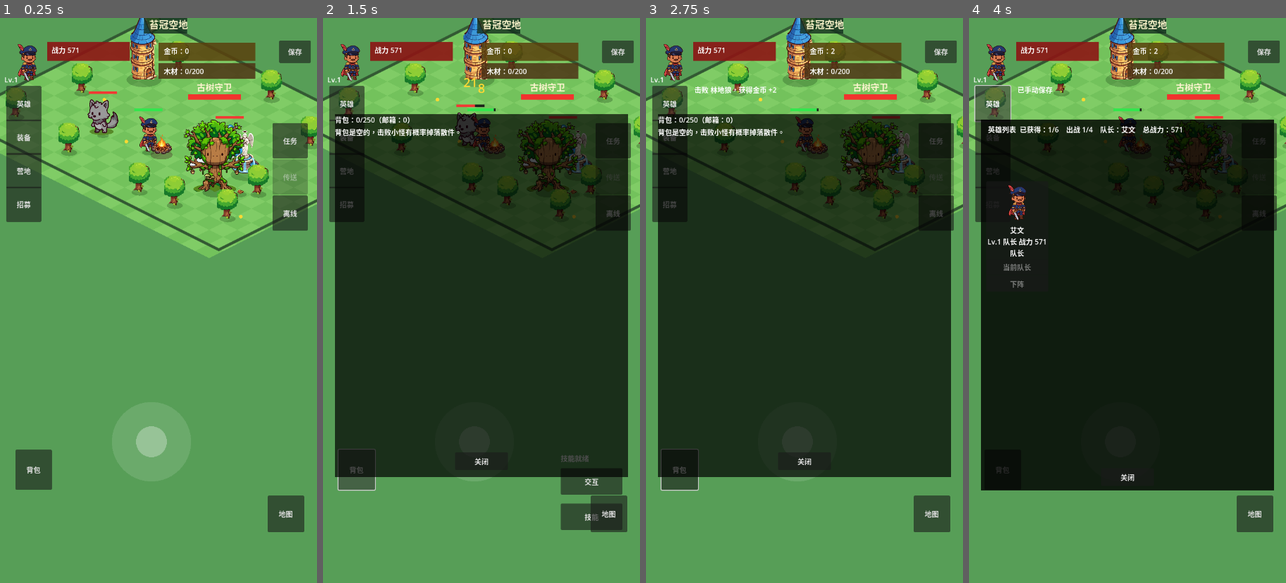
Above: before the commit, frames 1-4 (left to right).
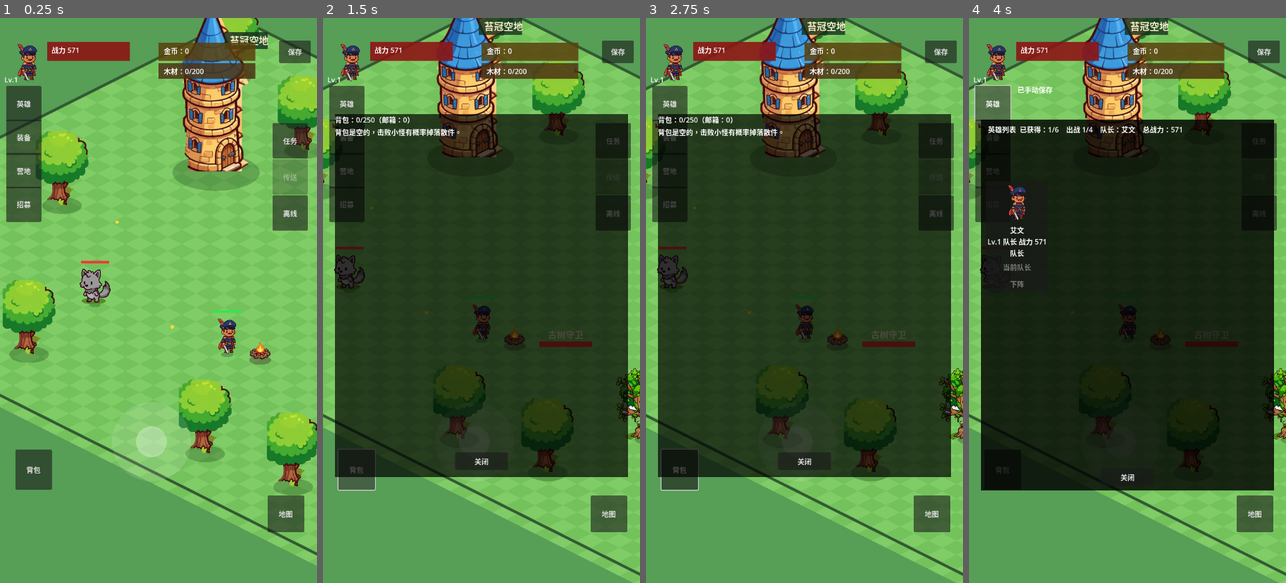
Above: after the commit, the same moments.

Repository: oneyi53/game
Game: Godot game, scene res://scenes/main.tscn
The game is run twice, just before and just after one commit, with the same random seed, the same clock (stepped at 60 frames per second) and the same inputs.
Inputs:
- Up to frame 1 (0.25 s): no input
- Up to frame 2 (1.5 s): click "装备" at 0.5 s; click "背包" at 1.25 s
- Up to frame 3 (2.75 s): click "招募" at 2 s
- Up to frame 4 (4 s): click "保存" at 2.75 s; click "英雄" at 3.5 s

The runs differ from the first frame. In frame 1, 59% of the frame differs, in the area x 0-100%, y 0-97%; in frame 2, 20%; in frame 3, 20%; in frame 4, 15%.

Commit message:
v10: enlarge main-town world 2.5x (1200x900 -> 3000x2250)

Diff:
--- a/data/campfires.json
+++ b/data/campfires.json
@@ -8,8 +8,8 @@
     "insufficient_prompt": "木材数量还不够，先去附近收集一些吧；记得留意营地的存储上限。",
     "intro": "火堆是冒险者探索旅途中的临时据点，可以在这里整理物资，并为开辟前方道路做好准备。",
     "position": {
-      "x": 640,
-      "y": 600
+      "x": 1600,
+      "y": 1500
     },
     "target_area": "future_area_1",
     "teleport_intro": "传送阵连接已经探索过的区域，靠近它就能快速前往已开放的地点。"
--- a/scenes/main.tscn
+++ b/scenes/main.tscn
@@ -28,15 +28,15 @@
 position_smoothing_speed = 5.0
 limit_left = 0
 limit_top = 0
-limit_right = 1050
-limit_bottom = 525
+limit_right = 2625
+limit_bottom = 1312
 
 [node name="Heroes" type="Node2D" parent="."]
 
 [node name="Enemies" type="Node2D" parent="."]
 
 [node name="Chest" parent="." instance=ExtResource("6_chest")]
-position = Vector2(1000, 600)
+position = Vector2(2500, 1500)
 
 [node name="UI" type="CanvasLayer" parent="."]
 
--- a/scripts/core/landmark_visual.gd
+++ b/scripts/core/landmark_visual.gd
@@ -8,14 +8,14 @@
     "tree_cluster": preload("res://assets/art-v1/sprites/scene/tree_yellow.png"),
     "campfire": preload("res://assets/art-v1/sprites/scene/campfire.png")
 }
-const HEIGHTS := {"tower": 180.0, "fountain": 150.0, "tree_cluster": 150.0, "campfire": 100.0}
+const HEIGHTS := {"tower": 450.0, "fountain": 375.0, "tree_cluster": 375.0, "campfire": 250.0}
 
 var landmark_kind: String = "tower"
 
 func setup(kind: String) -> void:
     landmark_kind = kind
     z_as_relative = false
-    z_index = clampi(int(WorldProjectionScript.screen_depth(global_position) / 4.0), 0, 1024)
+    z_index = clampi(int(WorldProjectionScript.screen_depth(global_position) / 10.0), 0, 1024)
     queue_redraw()
 
 func _draw() -> void:
--- a/scripts/core/main.gd
+++ b/scripts/core/main.gd
@@ -663,7 +663,7 @@
 
 
 func _set_world_depth_order(unit: Node2D) -> void:
-    var depth_index: int = clampi(int(WorldProjectionScript.screen_depth(unit.global_position) / 4.0), 0, 1024)
+    var depth_index: int = clampi(int(WorldProjectionScript.screen_depth(unit.global_position) / 10.0), 0, 1024)
     if unit.z_index != depth_index:
         unit.z_index = depth_index
 
@@ -1290,6 +1290,7 @@
         "boss_defeated": boss_defeated,
         "elite_defeated": elite_defeated,
         "map_id": active_map_id,
+        "world_size": {"x": 3000.0, "y": 2250.0},
         "map_positions": _serialize_map_positions(),
         "player_position": {"x": captain.global_position.x, "y": captain.global_position.y},
         "heroes": hero_states,
--- a/scripts/core/map.gd
+++ b/scripts/core/map.gd
@@ -13,20 +13,20 @@
 
 const DECORATIONS := {
     "town": {
-        "trees": [Vector2(160, 170), Vector2(1040, 170), Vector2(160, 740), Vector2(1040, 740)],
-        "landmarks": [{"kind": "fountain", "position": Vector2(600, 450), "radius": 34.0}]
+        "trees": [Vector2(400, 425), Vector2(2600, 425), Vector2(400, 1850), Vector2(2600, 1850)],
+        "landmarks": [{"kind": "fountain", "position": Vector2(1500, 1125), "radius": 85.0}]
     },
     "moss_crown": {
-        "trees": [Vector2(100, 110), Vector2(300, 180), Vector2(1080, 120), Vector2(940, 220), Vector2(140, 760), Vector2(420, 800), Vector2(1080, 740), Vector2(900, 800), Vector2(180, 500), Vector2(1040, 560), Vector2(640, 100), Vector2(760, 820)],
-        "landmarks": [{"kind": "tower", "position": Vector2(260, 300), "radius": 30.0}, {"kind": "fountain", "position": Vector2(920, 500), "radius": 28.0}]
+        "trees": [Vector2(250, 275), Vector2(750, 450), Vector2(2700, 300), Vector2(2350, 550), Vector2(350, 1900), Vector2(1050, 2000), Vector2(2700, 1850), Vector2(2250, 2000), Vector2(450, 1250), Vector2(2600, 1400), Vector2(1600, 250), Vector2(1900, 2050)],
+        "landmarks": [{"kind": "tower", "position": Vector2(650, 750), "radius": 75.0}, {"kind": "fountain", "position": Vector2(2300, 1250), "radius": 70.0}]
     },
     "fallen_leaf": {
-        "trees": [Vector2(110, 130), Vector2(310, 110), Vector2(1080, 150), Vector2(980, 760), Vector2(140, 760), Vector2(420, 800), Vector2(180, 500), Vector2(1040, 560)],
-        "landmarks": [{"kind": "tree_cluster", "position": Vector2(620, 280), "radius": 36.0}]
+        "trees": [Vector2(275, 325), Vector2(775, 275), Vector2(2700, 375), Vector2(2450, 1900), Vector2(350, 1900), Vector2(1050, 2000), Vector2(450, 1250), Vector2(2600, 1400)],
+        "landmarks": [{"kind": "tree_cluster", "position": Vector2(1550, 700), "radius": 90.0}]
     },
     "morning_dew": {
-        "trees": [Vector2(100, 160), Vector2(300, 140), Vector2(1080, 140), Vector2(980, 220), Vector2(140, 760), Vector2(420, 790), Vector2(1080, 740), Vector2(900, 800)],
-        "landmarks": [{"kind": "tree_cluster", "position": Vector2(600, 450), "radius": 36.0}]
+        "trees": [Vector2(250, 400), Vector2(750, 350), Vector2(2700, 350), Vector2(2450, 550), Vector2(350, 1900), Vector2(1050, 1975), Vector2(2700, 1850), Vector2(2250, 2000)],
+        "landmarks": [{"kind": "tree_cluster", "position": Vector2(1500, 1125), "radius": 90.0}]
     }
 }
 
@@ -53,7 +53,7 @@
     _refresh_decorations()
     # Label layer last: it must draw above every decoration sprite.
     # Tree order alone is NOT enough: trees/landmarks/units all carry a
-    # depth z_index of 0..1024 (screen_depth/4), which beats a plain
+    # depth z_index of 0..1024 (screen_depth/10), which beats a plain
     # z_index 0 layer no matter where it sits in the tree. The v7 layer
     # fix left "苔" of "苔冠空地" still covered by the tower for exactly
     # this reason (verified in render 2026-11-07 02:30). Pin the layer
@@ -74,7 +74,7 @@
     if font == null:
         label_layer.set_label("", Vector2.ZERO, 0.0)
         return
-    var label_pos: Vector2 = WorldProjectionScript.world_to_screen(bounds.position + Vector2(40.0, 55.0))
+    var label_pos: Vector2 = WorldProjectionScript.world_to_screen(bounds.position + Vector2(100.0, 137.5))
     var label_width: float = font.get_string_size(title).x + 34.0
     label_layer.set_label(title, label_pos, label_width)
 
@@ -88,7 +88,7 @@
             tree.set_meta("map_id", str(map_id))
             add_child(tree)
             decoration_nodes.append(tree)
-            var blocker := _add_blocker(tree_pos + Vector2(0.0, -8.0), 18.0)
+            var blocker := _add_blocker(tree_pos + Vector2(0.0, -8.0), 45.0)
             blocker.set_meta("map_id", str(map_id))
         for landmark_spec in spec["landmarks"]:
             var landmark := Node2D.new()
@@ -139,7 +139,7 @@
     var bounds: Rect2 = manager.map_bounds(active_map_id)
     var town: bool = active_map_id == WorldMaps.TOWN
     var background: Color = Color(0.22, 0.38, 0.25) if town else Color(0.34, 0.62, 0.34)
-    draw_rect(Rect2(-1000.0, -1000.0, 3400.0, 2700.0), background)
+    draw_rect(Rect2(-2500.0, -2500.0, 8500.0, 6750.0), background)
     for xi in range(0, int(bounds.size.x), TILE):
         for yi in range(0, int(bounds.size.y), TILE):
             var odd: bool = (int(xi / TILE) + int(yi / TILE)) % 2 == 0
@@ -160,17 +160,17 @@
     # not here: _draw() renders below child sprites, so a label drawn here
     # gets covered by landmarks (e.g. the moss_crown tower over "苔冠空地").
     if town:
-        for point in [Vector2(500, 450), Vector2(564, 450), Vector2(628, 450), Vector2(692, 450), Vector2(628, 514)]:
+        for point in [Vector2(1250, 1125), Vector2(1410, 1125), Vector2(1570, 1125), Vector2(1730, 1125), Vector2(1570, 1285)]:
             _draw_ground_tile(int(point.x), int(point.y), Color(0.82, 0.75, 0.61))
         _draw_town_buildings()
     elif active_map_id == WorldMaps.FALLEN_LEAF:
-        for point in [Vector2(240, 240), Vector2(420, 300), Vector2(760, 260), Vector2(940, 620)]:
+        for point in [Vector2(600, 600), Vector2(1050, 750), Vector2(1900, 650), Vector2(2350, 1550)]:
             _draw_dot(point, 5.0, Color(0.84, 0.65, 0.27))
     elif active_map_id == WorldMaps.MORNING_DEW:
-        for point in [Vector2(260, 260), Vector2(480, 620), Vector2(860, 280), Vector2(1040, 660)]:
+        for point in [Vector2(650, 650), Vector2(1200, 1550), Vector2(2150, 700), Vector2(2600, 1650)]:
             _draw_dot(point, 5.0, Color(0.68, 0.9, 0.82))
     else:
-        for point in [Vector2(260, 480), Vector2(500, 620), Vector2(900, 480), Vector2(1100, 700)]:
+        for point in [Vector2(650, 1200), Vector2(1250, 1550), Vector2(2250, 1200), Vector2(2750, 1750)]:
             _draw_dot(point, 4.0, Color(1.0, 0.85, 0.2))
 
 func _draw_town_buildings() -> void:
--- a/scripts/core/map_label_layer.gd
+++ b/scripts/core/map_label_layer.gd
@@ -6,7 +6,7 @@
 # therefore always draw on top of MapDrawer's own _draw(). This layer is
 # added last inside MapDrawer, so its _draw() runs after every sprite.
 # It ALSO needs z_index above the depth range: trees, landmarks and units
-# all carry z_index 0..1024 (screen_depth/4), which beats tree order.
+# all carry z_index 0..1024 (screen_depth/10), which beats tree order.
 # map.gd pins this layer at 4096; do not lower it below 1025.
 # Coordinates are the same projected map space MapDrawer._draw() uses.
 
--- a/scripts/core/town_building_registry.gd
+++ b/scripts/core/town_building_registry.gd
@@ -4,10 +4,10 @@
 const WorldProjectionScript = preload("res://scripts/core/world_projection.gd")
 
 const BUILDINGS := [
-    {"id": "recruit", "title": "英雄招募所", "subtitle": "招募", "world_position": Vector2(360.0, 420.0), "color": Color(0.78, 0.58, 0.25), "panel": "recruit"},
-    {"id": "camp", "title": "营地工坊", "subtitle": "建设", "world_position": Vector2(840.0, 420.0), "color": Color(0.38, 0.62, 0.42), "panel": "camp"},
-    {"id": "equipment", "title": "装备工坊", "subtitle": "装备", "world_position": Vector2(360.0, 620.0), "color": Color(0.48, 0.58, 0.78), "panel": "equipment"},
-    {"id": "backpack", "title": "仓库", "subtitle": "背包", "world_position": Vector2(840.0, 620.0), "color": Color(0.68, 0.48, 0.38), "panel": "backpack"}
+    {"id": "recruit", "title": "英雄招募所", "subtitle": "招募", "world_position": Vector2(900.0, 1050.0), "color": Color(0.78, 0.58, 0.25), "panel": "recruit"},
+    {"id": "camp", "title": "营地工坊", "subtitle": "建设", "world_position": Vector2(2100.0, 1050.0), "color": Color(0.38, 0.62, 0.42), "panel": "camp"},
+    {"id": "equipment", "title": "装备工坊", "subtitle": "装备", "world_position": Vector2(900.0, 1550.0), "color": Color(0.48, 0.58, 0.78), "panel": "equipment"},
+    {"id": "backpack", "title": "仓库", "subtitle": "背包", "world_position": Vector2(2100.0, 1550.0), "color": Color(0.68, 0.48, 0.38), "panel": "backpack"}
 ]
 
 static func entries() -> Array:
--- a/scripts/core/tree_visual.gd
+++ b/scripts/core/tree_visual.gd
@@ -10,11 +10,11 @@
     queue_redraw()
 
 func _update_depth() -> void:
-    z_index = clampi(int(WorldProjectionScript.screen_depth(global_position) / 4.0), 0, 1024)
+    z_index = clampi(int(WorldProjectionScript.screen_depth(global_position) / 10.0), 0, 1024)
 
 func _draw() -> void:
     var offset: Vector2 = WorldProjectionScript.world_to_screen(global_position) - global_position
     draw_set_transform(offset, 0.0, Vector2(1.0, 0.42))
-    draw_circle(Vector2.ZERO, 18.0, Color(0.08, 0.22, 0.06, 0.28))
+    draw_circle(Vector2.ZERO, 45.0, Color(0.08, 0.22, 0.06, 0.28))
     draw_set_transform(offset)
-    draw_texture_rect(TREE_TEXTURE, Rect2(-45.0, -84.375, 90.0, 90.0), false)
+    draw_texture_rect(TREE_TEXTURE, Rect2(-112.5, -210.9375, 225.0, 225.0), false)
--- a/scripts/core/world_map_manager.gd
+++ b/scripts/core/world_map_manager.gd
@@ -2,20 +2,20 @@
 extends RefCounted
 
 # Each area is a self-contained logical world. Gameplay coordinates are
-# always map-local (0..1200, 0..900); projection is a render-only concern.
+# always map-local (0..3000, 0..2250); projection is a render-only concern.
 
 const TOWN := "town"
 const MOSS_CROWN := "moss_crown"
 const FALLEN_LEAF := "fallen_leaf"
 const MORNING_DEW := "morning_dew"
 
-const MAP_SIZE := Vector2(1200.0, 900.0)
+const MAP_SIZE := Vector2(3000.0, 2250.0)
 const DEFAULT_MARGIN := 32.0
 const MAPS := {
-    TOWN: {"name": "王朝营地", "bounds": Rect2(Vector2.ZERO, MAP_SIZE), "spawn": Vector2(600.0, 610.0), "safe": true},
-    MOSS_CROWN: {"name": "苔冠空地", "bounds": Rect2(Vector2.ZERO, MAP_SIZE), "spawn": Vector2(600.0, 620.0), "safe": false},
-    FALLEN_LEAF: {"name": "落叶幽谷", "bounds": Rect2(Vector2.ZERO, MAP_SIZE), "spawn": Vector2(600.0, 650.0), "safe": false},
-    MORNING_DEW: {"name": "朝露林地", "bounds": Rect2(Vector2.ZERO, MAP_SIZE), "spawn": Vector2(600.0, 650.0), "safe": false}
+    TOWN: {"name": "王朝营地", "bounds": Rect2(Vector2.ZERO, MAP_SIZE), "spawn": Vector2(1500.0, 1525.0), "safe": true},
+    MOSS_CROWN: {"name": "苔冠空地", "bounds": Rect2(Vector2.ZERO, MAP_SIZE), "spawn": Vector2(1500.0, 1550.0), "safe": false},
+    FALLEN_LEAF: {"name": "落叶幽谷", "bounds": Rect2(Vector2.ZERO, MAP_SIZE), "spawn": Vector2(1500.0, 1625.0), "safe": false},
+    MORNING_DEW: {"name": "朝露林地", "bounds": Rect2(Vector2.ZERO, MAP_SIZE), "spawn": Vector2(1500.0, 1625.0), "safe": false}
 }
 
 func is_known_map(map_id: String) -> bool:
@@ -53,20 +53,20 @@
 
 func enemy_spawn_position(enemy_id: String) -> Vector2:
     match enemy_id:
-        "slime": return Vector2(820.0, 470.0)
-        "wolf": return Vector2(390.0, 650.0)
-        "boss_tree": return Vector2(930.0, 650.0)
-        "thorn_vine": return Vector2(360.0, 280.0)
-        "forest_wasp": return Vector2(780.0, 260.0)
-        "boss_thorn": return Vector2(930.0, 360.0)
-        "valley_firefly": return Vector2(300.0, 360.0)
-        "withered_puppet": return Vector2(850.0, 360.0)
-        "stream_spirit": return Vector2(600.0, 230.0)
-        "valley_mushroom": return Vector2(420.0, 650.0)
-        "dawn_deer": return Vector2(360.0, 420.0)
-        "hill_rock": return Vector2(850.0, 420.0)
+        "slime": return Vector2(2050.0, 1175.0)
+        "wolf": return Vector2(975.0, 1625.0)
+        "boss_tree": return Vector2(2325.0, 1625.0)
+        "thorn_vine": return Vector2(900.0, 700.0)
+        "forest_wasp": return Vector2(1950.0, 650.0)
+        "boss_thorn": return Vector2(2325.0, 900.0)
+        "valley_firefly": return Vector2(750.0, 900.0)
+        "withered_puppet": return Vector2(2125.0, 900.0)
+        "stream_spirit": return Vector2(1500.0, 575.0)
+        "valley_mushroom": return Vector2(1050.0, 1625.0)
+        "dawn_deer": return Vector2(900.0, 1050.0)
+        "hill_rock": return Vector2(2125.0, 1050.0)
         _:
-            return spawn_position(map_for_enemy(enemy_id)) + Vector2(100.0, 0.0)
+            return spawn_position(map_for_enemy(enemy_id)) + Vector2(250.0, 0.0)
 
 static func clamp_position(position: Vector2, margin: float = DEFAULT_MARGIN) -> Vector2:
     var safe_margin: float = clampf(margin, 0.0, minf(MAP_SIZE.x, MAP_SIZE.y) * 0.5)
--- a/scripts/core/world_projection.gd
+++ b/scripts/core/world_projection.gd
@@ -4,8 +4,8 @@
 # Isometric projection is render-only. Never write projected screen
 # positions back into CharacterBody2D.global_position or save data.
 
-const MAP_WIDTH: float = 1200.0
-const MAP_HEIGHT: float = 900.0
+const MAP_WIDTH: float = 3000.0
+const MAP_HEIGHT: float = 2250.0
 const ISO_X_SCALE: float = 0.5
 const ISO_Y_SCALE: float = 0.25
 const HORIZONTAL_OFFSET: float = MAP_HEIGHT * ISO_X_SCALE
--- a/scripts/core/world_save_migration.gd
+++ b/scripts/core/world_save_migration.gd
@@ -2,11 +2,11 @@
 extends RefCounted
 
 # Converts saves from the original shared 1600x1200 world into the
-# map-local 1200x900 coordinate spaces used by the 2.5D world.
+# map-local 3000x2250 coordinate spaces used by the 2.5D world.
 # This helper is deliberately pure: it never reads or writes files.
 # Callers must persist its returned state only after a successful load.
 
-const MAP_SIZE := Vector2(1200.0, 900.0)
+const MAP_SIZE := Vector2(3000.0, 2250.0)
 const MARGIN := 32.0
 
 const TOWN := "town"
@@ -16,10 +16,10 @@
 
 const MAP_IDS := [TOWN, MOSS_CROWN, FALLEN_LEAF, MORNING_DEW]
 const SPAWNS := {
-    TOWN: Vector2(600.0, 610.0),
-    MOSS_CROWN: Vector2(600.0, 620.0),
-    FALLEN_LEAF: Vector2(600.0, 650.0),
-    MORNING_DEW: Vector2(600.0, 650.0)
+    TOWN: Vector2(1500.0, 1525.0),
+    MOSS_CROWN: Vector2(1500.0, 1550.0),
+    FALLEN_LEAF: Vector2(1500.0, 1625.0),
+    MORNING_DEW: Vector2(1500.0, 1625.0)
 }
 
 # Regions drawn by the original MapDrawer on its shared 1600x1200 map.
@@ -42,11 +42,32 @@
             saved_position = clamp_to_map(_read_position(save_data.get("player_position")))
         else:
             saved_position = SPAWNS[safe_map_id]
+        var did_migrate: bool = safe_map_id != saved_map_id
+        # World-size migration (v10): saves written before the 2.5x world
+        # enlargement carry coordinates in the old 1200x900 space (or an
+        # explicit world_size stamp). Scale player_position and every
+        # map_positions entry by marked-size -> new-size, clamp into the
+        # new map, and stamp world_size so a second load does not scale
+        # again. A save without a stamp is treated as old 1200x900.
+        var saved_size: Vector2 = _read_world_size(save_data)
+        if saved_size != MAP_SIZE:
+            var scale_factor: Vector2 = Vector2(MAP_SIZE.x / saved_size.x, MAP_SIZE.y / saved_size.y)
+            saved_position = clamp_to_map(saved_position * scale_factor)
+            var saved_positions = save_data.get("map_positions", {})
+            if saved_positions is Dictionary:
+                var scaled_positions: Dictionary = {}
+                for saved_map in saved_positions:
+                    var entry = saved_positions[saved_map]
+                    if entry is Dictionary:
+                        scaled_positions[saved_map] = _position_to_data(clamp_to_map(_read_position(entry) * scale_factor))
+                result["map_positions"] = scaled_positions
+            result["world_size"] = {"x": MAP_SIZE.x, "y": MAP_SIZE.y}
+            did_migrate = true
         result["map_id"] = safe_map_id
         result["player_position"] = _position_to_data(saved_position)
         return {
             "data": result,
-            "migrated": safe_map_id != saved_map_id,
+            "migrated": did_migrate,
             "map_id": safe_map_id
         }
 
@@ -113,6 +134,17 @@
     )
 
 
+static func _read_world_size(save_data: Dictionary) -> Vector2:
+    var stamp = save_data.get("world_size", {})
+    if stamp is Dictionary:
+        var x: float = float(stamp.get("x", 0.0))
+        var y: float = float(stamp.get("y", 0.0))
+        if x > 0.0 and y > 0.0:
+            return Vector2(x, y)
+    # No stamp means a save from the old 1200x900 world.
+    return Vector2(1200.0, 900.0)
+
+
 static func _read_position(value: Variant) -> Vector2:
     if value is Dictionary:
         return Vector2(float(value.get("x", 800.0)), float(value.get("y", 600.0)))
--- a/scripts/fx/effect_player.gd
+++ b/scripts/fx/effect_player.gd
@@ -17,7 +17,7 @@
     sprite.centered = true
     sprite.rotation = start_rotation
     sprite.z_as_relative = false
-    sprite.z_index = clampi(int(WorldProjectionScript.screen_depth(world_position) / 4.0) + 1, 1, 1024)
+    sprite.z_index = clampi(int(WorldProjectionScript.screen_depth(world_position) / 10.0) + 1, 1, 1024)
     parent.add_child(sprite)
     sprite.global_position = WorldProjectionScript.world_to_screen(world_position)
     var final_scale := Vector2(target_size.x / atlas_region.size.x, target_size.y / atlas_region.size.y)
--- a/tests/test_world_save_migration.gd
+++ b/tests/test_world_save_migration.gd
@@ -12,13 +12,14 @@
     _test_morning_dew_requires_both_gates()
     _test_legacy_position_outside_regions()
     _test_existing_map_local_save_is_preserved()
+    _test_unstamped_old_world_save_is_scaled()
     _test_locked_new_format_map_falls_back_without_rescaling()
     _test_missing_position_uses_spawn()
     _test_map_local_clamp_contract()
     _test_map_unlock_gates()
     _test_enemy_map_assignment()
     _test_projection_bounds_and_depth()
-    print("World coordinate tests: 13 passed")
+    print("World coordinate tests: 14 passed")
     quit()
 
 
@@ -26,12 +27,12 @@
 func _test_map_local_clamp_contract() -> void:
     var clamped: Vector2 = WorldMaps.clamp_position(Vector2(-200.0, 1400.0))
     assert(is_equal_approx(clamped.x, 32.0))
-    assert(is_equal_approx(clamped.y, 868.0))
+    assert(is_equal_approx(clamped.y, 1400.0))
     var maps = WorldMaps.new()
     for map_id in [WorldMaps.TOWN, WorldMaps.MOSS_CROWN, WorldMaps.FALLEN_LEAF, WorldMaps.MORNING_DEW]:
         var spawn: Vector2 = maps.spawn_position(map_id)
-        assert(spawn.x >= 32.0 and spawn.x <= 1168.0)
-        assert(spawn.y >= 32.0 and spawn.y <= 868.0)
+        assert(spawn.x >= 32.0 and spawn.x <= 2968.0)
+        assert(spawn.y >= 32.0 and spawn.y <= 2218.0)
 
 
 func _test_map_unlock_gates() -> void:
@@ -56,8 +57,8 @@
     var bounds: Rect2 = WorldProjectionScript.projected_bounds()
     assert(is_equal_approx(bounds.position.x, 0.0))
     assert(is_equal_approx(bounds.position.y, 0.0))
-    assert(is_equal_approx(bounds.size.x, 1050.0))
-    assert(is_equal_approx(bounds.size.y, 525.0))
+    assert(is_equal_approx(bounds.size.x, 2625.0))
+    assert(is_equal_approx(bounds.size.y, 1312.5))
     assert(WorldProjectionScript.screen_depth(Vector2(500.0, 500.0)) > WorldProjectionScript.screen_depth(Vector2(200.0, 200.0)))
 
 
@@ -67,8 +68,8 @@
     assert(result["migrated"] == true)
     assert(result["map_id"] == Migration.MOSS_CROWN)
     var pos: Dictionary = result["data"]["player_position"]
-    assert(is_equal_approx(float(pos["x"]), 600.0))
-    assert(is_equal_approx(float(pos["y"]), 450.0))
+    assert(is_equal_approx(float(pos["x"]), 1500.0))
+    assert(is_equal_approx(float(pos["y"]), 1125.0))
 
 
 func _test_legacy_fallen_leaf_region() -> void:
@@ -80,8 +81,8 @@
     var result: Dictionary = Migration.migrate_save(input)
     assert(result["map_id"] == Migration.FALLEN_LEAF)
     var pos: Dictionary = result["data"]["player_position"]
-    assert(is_equal_approx(float(pos["x"]), 600.0))
-    assert(is_equal_approx(float(pos["y"]), 450.0))
+    assert(is_equal_approx(float(pos["x"]), 1500.0))
+    assert(is_equal_approx(float(pos["y"]), 1125.0))
 
 
 func _test_locked_region_falls_back_safely() -> void:
@@ -121,8 +122,8 @@
     var result: Dictionary = Migration.migrate_save(input)
     assert(result["map_id"] == Migration.MORNING_DEW)
     var pos: Dictionary = result["data"]["player_position"]
-    assert(is_equal_approx(float(pos["x"]), 600.0))
-    assert(is_equal_approx(float(pos["y"]), 450.0))
+    assert(is_equal_approx(float(pos["x"]), 1500.0))
+    assert(is_equal_approx(float(pos["y"]), 1125.0))
 
 
 func _test_legacy_position_outside_regions() -> void:
@@ -130,14 +131,16 @@
     var result: Dictionary = Migration.migrate_save(input)
     assert(result["map_id"] == Migration.MOSS_CROWN)
     var pos: Dictionary = result["data"]["player_position"]
-    assert(is_equal_approx(float(pos["x"]), 600.0))
-    assert(is_equal_approx(float(pos["y"]), 450.0))
+    assert(is_equal_approx(float(pos["x"]), 1500.0))
+    assert(is_equal_approx(float(pos["y"]), 1125.0))
 
 
 func _test_existing_map_local_save_is_preserved() -> void:
+    # A save from the current 3000x2250 world carries the world_size stamp.
     var input := {
         "map_id": Migration.FALLEN_LEAF,
         "player_position": {"x": 420.0, "y": 500.0},
+        "world_size": {"x": 3000.0, "y": 2250.0},
         "boss_defeated": true,
         "elite_defeated": true
     }
@@ -150,10 +153,30 @@
 
 
 
+func _test_unstamped_old_world_save_is_scaled() -> void:
+    # v10: no world_size stamp means an old 1200x900 save; scale x2.5.
+    var input := {
+        "map_id": Migration.FALLEN_LEAF,
+        "player_position": {"x": 420.0, "y": 500.0},
+        "boss_defeated": true,
+        "elite_defeated": true
+    }
+    var result: Dictionary = Migration.migrate_save(input)
+    assert(result["migrated"] == true)
+    assert(result["map_id"] == Migration.FALLEN_LEAF)
+    var pos: Dictionary = result["data"]["player_position"]
+    assert(is_equal_approx(float(pos["x"]), 1050.0))
+    assert(is_equal_approx(float(pos["y"]), 1250.0))
+    var stamp: Dictionary = result["data"]["world_size"]
+    assert(is_equal_approx(float(stamp["x"]), 3000.0))
+    assert(is_equal_approx(float(stamp["y"]), 2250.0))
+
+
 func _test_locked_new_format_map_falls_back_without_rescaling() -> void:
     var input := {
         "map_id": Migration.MORNING_DEW,
         "player_position": {"x": 420.0, "y": 500.0},
+        "world_size": {"x": 3000.0, "y": 2250.0},
         "elite_defeated": false
     }
     var result: Dictionary = Migration.migrate_save(input)
@@ -169,5 +192,5 @@
     var result: Dictionary = Migration.migrate_save(input)
     assert(result["map_id"] == Migration.MOSS_CROWN)
     var pos: Dictionary = result["data"]["player_position"]
-    assert(is_equal_approx(float(pos["x"]), 600.0))
-    assert(is_equal_approx(float(pos["y"]), 620.0))
+    assert(is_equal_approx(float(pos["x"]), 1500.0))
+    assert(is_equal_approx(float(pos["y"]), 1550.0))
